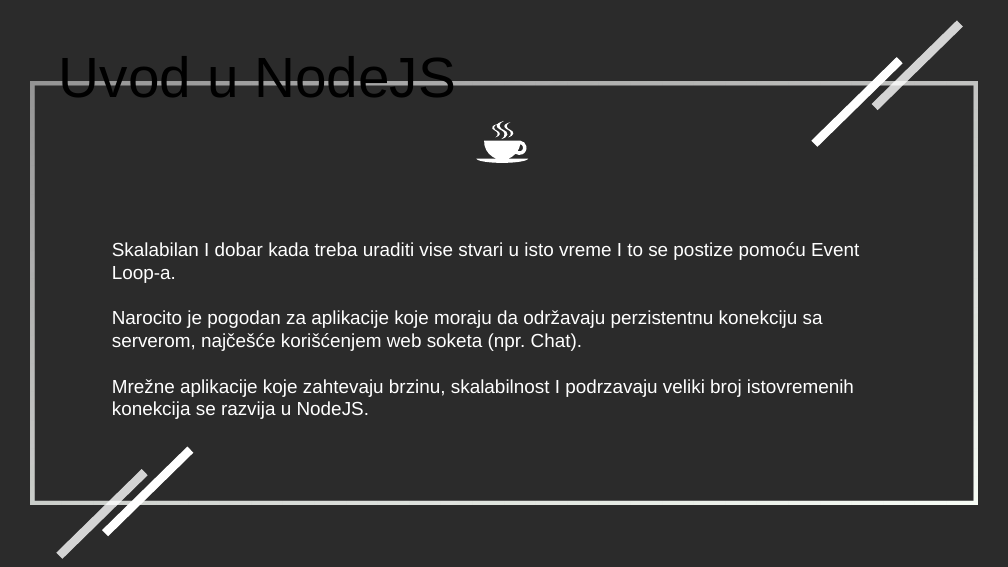
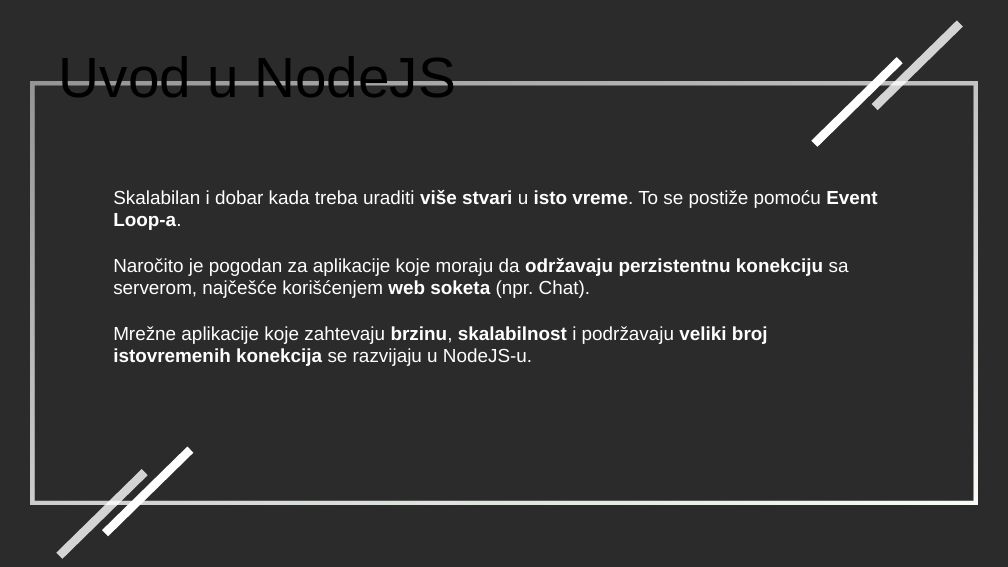
Before and after one commit to stefoverflow/NaperdnoSoftverskoInzenjerstvo, a slide deck: slide 4 of prezentacija.odp. Drawn at 1008x567 pixels with LibreOffice and Linux fonts; fonts in the diff are those of the drawing; background and template pictures are left out; a plain dark background stands for a picture behind light text. Boxes give left, top, right and bottom in pixels: in the first picture for what was removed or moved away, otherwise in the second. Text is boxed around its words. In the diff, an @@ line names an element or a change of style, - is before the commit and + after.

```diff
--- a/prezentacija.odp
+++ b/prezentacija.odp
@@ freeform shape removed at bbox=[476, 121, 529, 163] @@
@@ text at bbox=[113, 190, 877, 366]: text changed @@
-Skalabilan I dobar kada treba uraditi vise stvari u isto vreme I to se postize pomoću Event Loop-a.
-Narocito je pogodan za aplikacije koje moraju da održavaju perzistentnu konekciju sa serverom, najčešće korišćenjem web soketa (npr. Chat).
-Mrežne aplikacije koje zahtevaju brzinu, skalabilnost I podrzavaju veliki broj istovremenih konekcija se razvija u NodeJS.
+Skalabilan i dobar kada treba uraditi više stvari u isto vreme. To se postiže pomoću Event Loop-a.
+Naročito je pogodan za aplikacije koje moraju da održavaju perzistentnu konekciju sa serverom, najčešće korišćenjem web soketa (npr. Chat).
+Mrežne aplikacije koje zahtevaju brzinu, skalabilnost i podržavaju veliki broj istovremenih konekcija se razvijaju u NodeJS-u.
```
Also in this commit, not shown: 29 other slides changed, 13 slides added, 54 slides removed.
